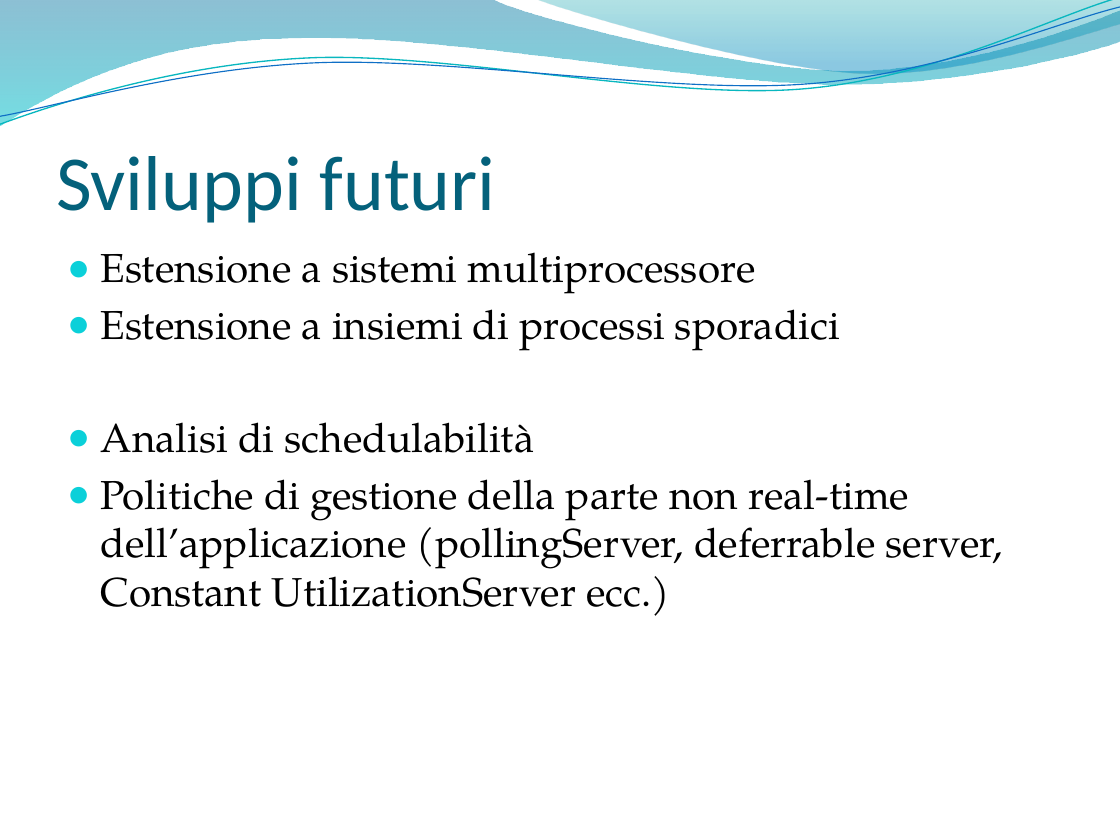
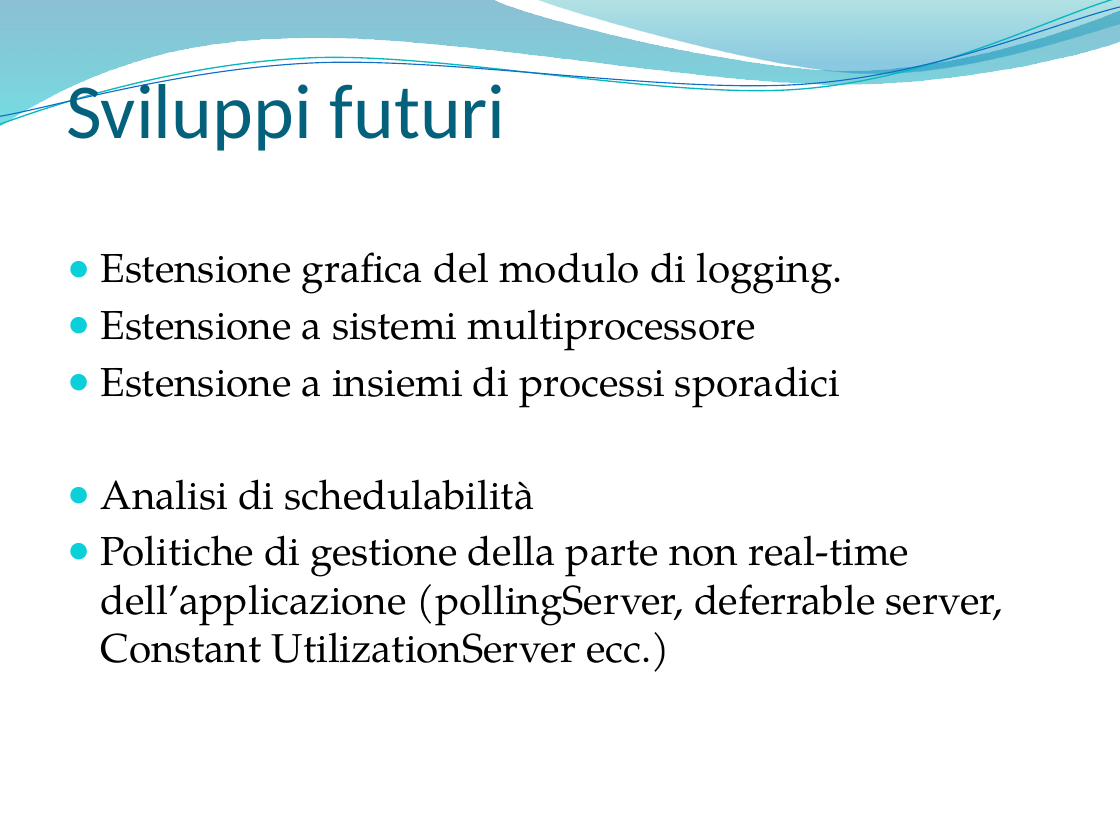
Before and after one commit to marconanni/provejavarealtime, a slide deck: slide 26 of SolarisNetBeansProjects/parti tesi/bozza presentazione.pptx (slide 23 before the commit). Drawn at 1120x840 pixels with LibreOffice and Linux fonts; fonts in the diff are those of the drawing; background and template pictures are left out. Boxes give left, top, right and bottom in pixels: in the first picture for what was removed or moved away, otherwise in the second. Text is boxed around its words. In the diff, an @@ line names an element or a change of style, - is before the commit and + after.

```diff
--- a/SolarisNetBeansProjects/parti tesi/bozza presentazione.pptx
+++ b/SolarisNetBeansProjects/parti tesi/bozza presentazione.pptx
@@ title "Sviluppi futuri" rewrapped from [56, 156, 495, 223] to [66, 74, 506, 151] @@
@@ text at [101, 252, 844, 294]: paragraph added @@
+● Estensione grafica del modulo di logging.
```
Also in this commit, not shown: 9 other slides changed, 16 slides added, 13 slides removed.
